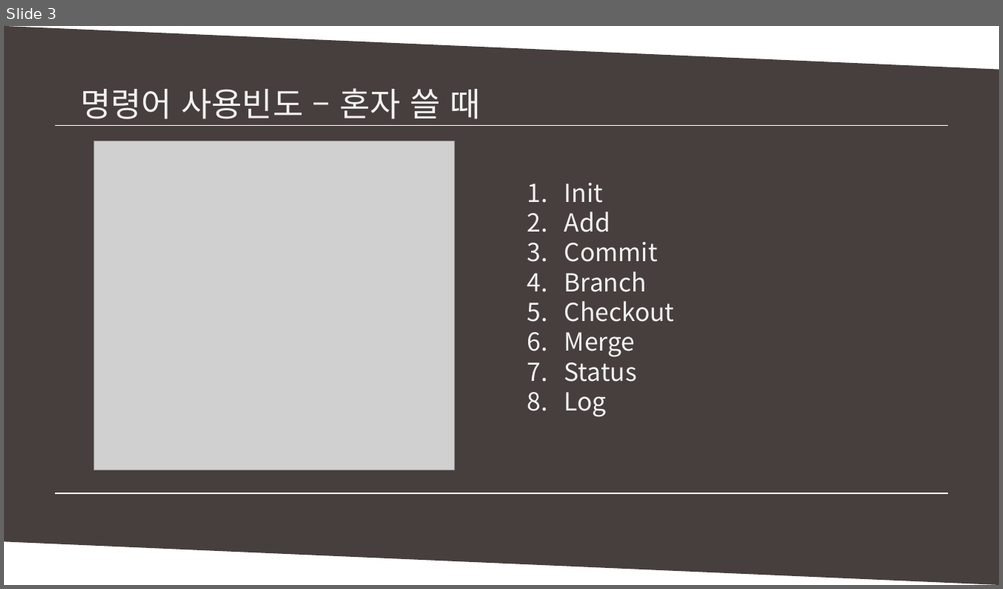
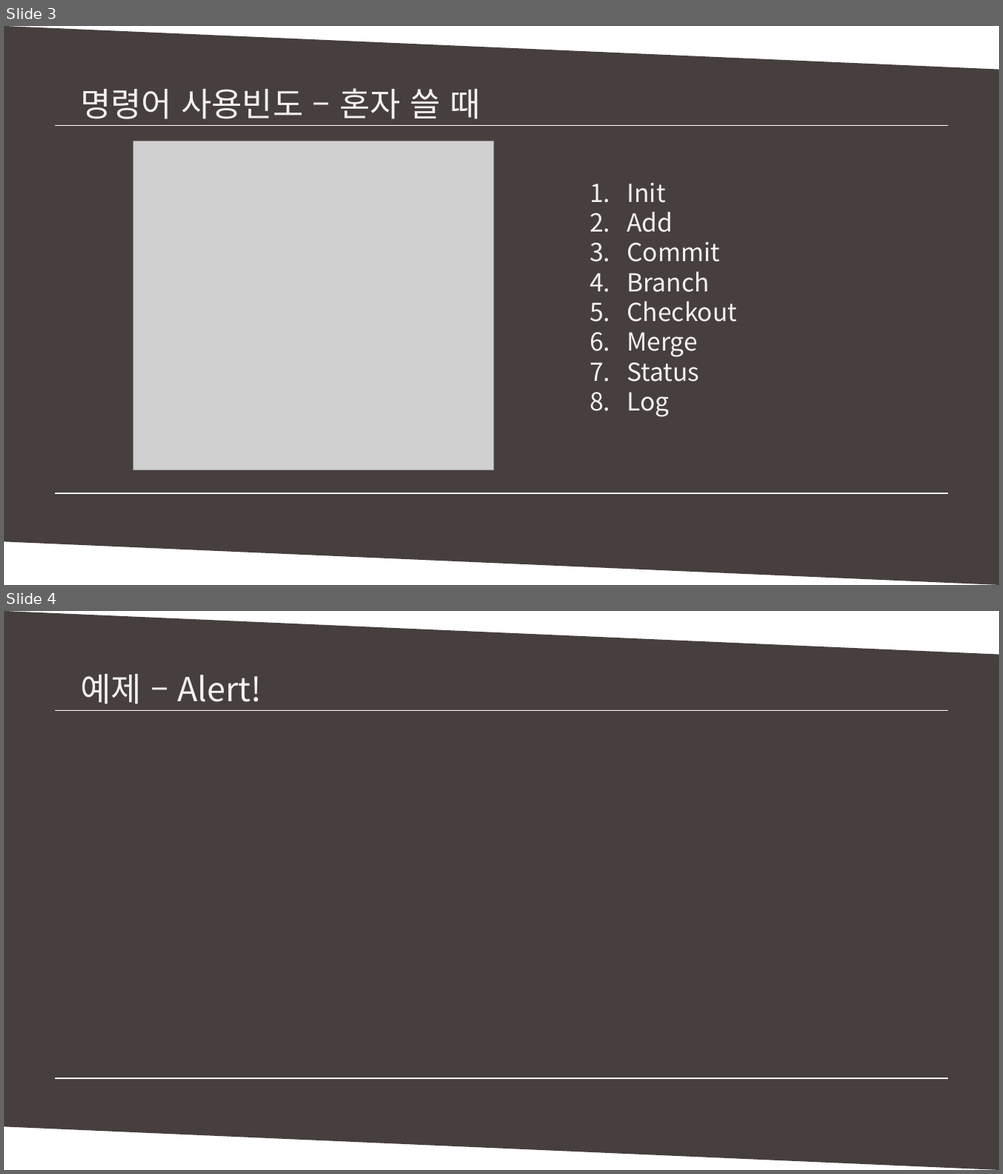
Before and after one commit to MinSikMoon/pptgit, a slide deck: git발표.pptx. Shown one above the other, each under a label of ours: slide 3 before the commit, slides 3 and 4 after it. The pictures are 1003x589 and 1003x1174 pixels, drawn with LibreOffice and Linux fonts; fonts in the diff are those of the drawing; grey boxes stand for pictures. Boxes give left, top, right and bottom in pixels: in the first picture for what was removed or moved away, otherwise in the second. Text is boxed around its words. In the diff, an @@ line names an element or a change of style, - is before the commit and + after.

```diff
--- a/git발표.pptx
+++ b/git발표.pptx
@@ slide 4 added at bbox=[4, 611, 999, 1170], background #FFFFFF @@
@@ parallelogram added at bbox=[4, 611, 999, 1170], fill #473F3D @@
@@ text added at bbox=[80, 674, 262, 704], 24 pt, text #F2F2F2 @@
+예제 – Alert!
@@ line added from (55, 710) to (948, 710), #FFFFFF 1 pt @@
@@ line added from (62, 710) to (948, 710), #FFFFFF 1 pt @@
@@ line added from (55, 1079) to (940, 1079), #FFFFFF 1 pt @@
@@ line added from (55, 1079) to (948, 1079), #FFFFFF 1 pt @@
@@ slide 3 changed as well @@
@@ picture: place and size @@
-picture at bbox=[94, 141, 455, 471]
+picture at bbox=[134, 141, 493, 471]
@@ text "Init": place and size @@
-text "Init" at bbox=[564, 183, 674, 417]
+text "Init" at bbox=[626, 183, 737, 417]
```
Also in this commit, not shown: 2 other slides changed.
